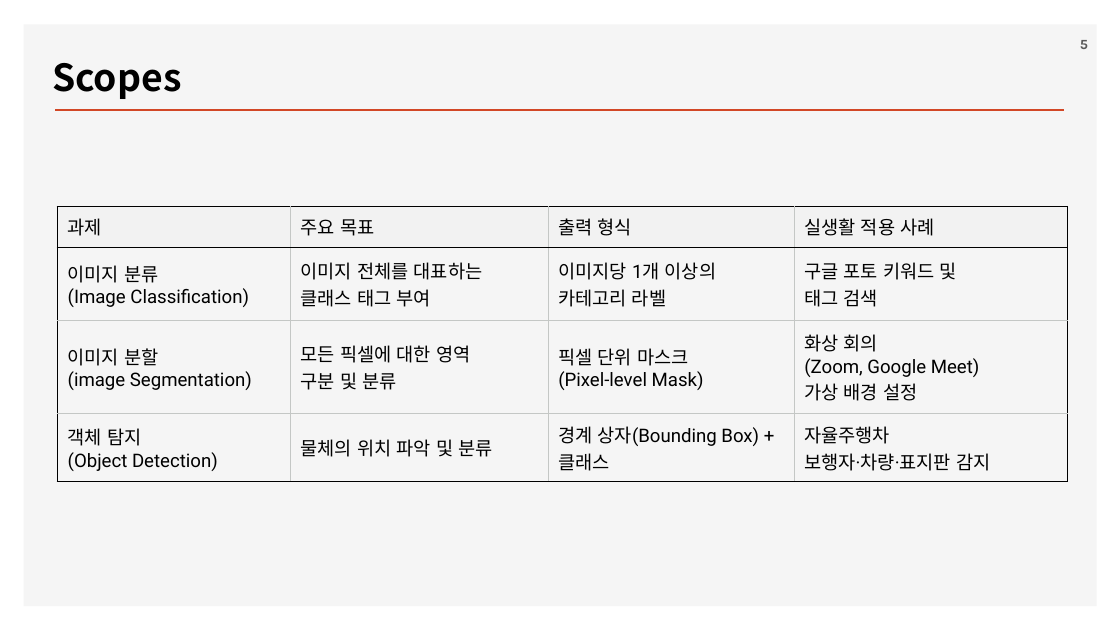
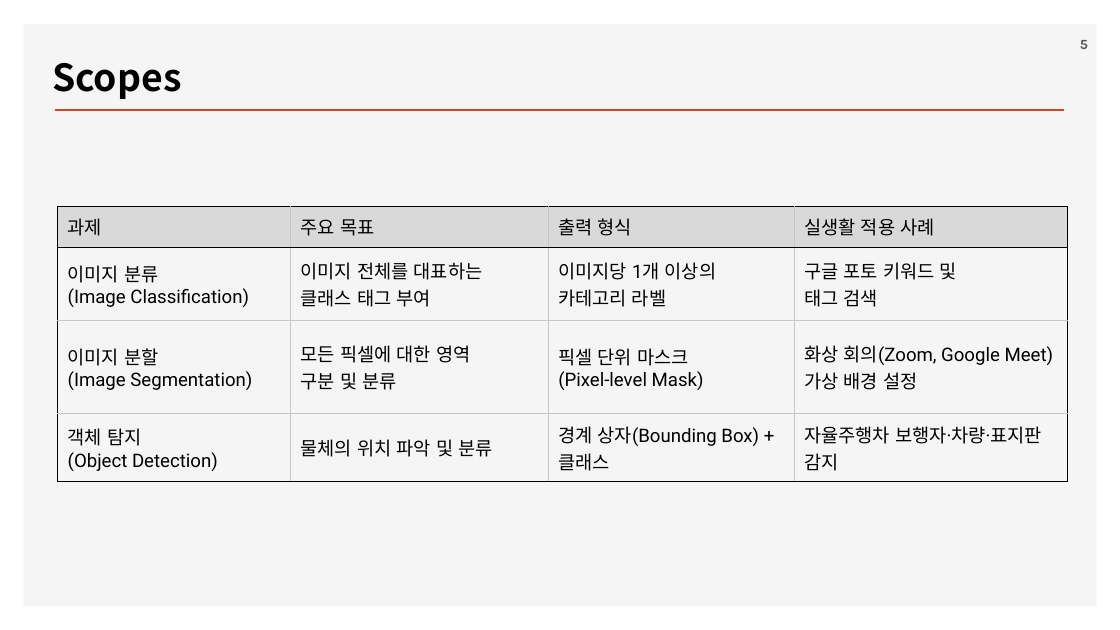
Before and after one commit to ancestor9/2026_Fall_Deep-Learning-with-Python, a slide deck: slide 5 of Chapter 11 Image segmentation.pptx. Drawn at 1120x630 pixels with LibreOffice and Linux fonts; fonts in the diff are those of the drawing; background and template pictures are left out. Boxes give left, top, right and bottom in pixels: in the first picture for what was removed or moved away, otherwise in the second. Text is boxed around its words. In the diff, an @@ line names an element or a change of style, - is before the commit and + after.

```diff
--- a/Chapter 11 Image segmentation.pptx
+++ b/Chapter 11 Image segmentation.pptx
@@ table at box(57, 207, 1068, 477) @@
-row 3, column 1: 이미지 분할 / (image Segmentation)
+row 3, column 1: 이미지 분할 / (Image Segmentation)
-row 3, column 4: 화상 회의 / (Zoom, Google Meet) / 가상 배경 설정
+row 3, column 4: 화상 회의(Zoom, Google Meet) / 가상 배경 설정
-row 4, column 4: 자율주행차 / 보행자·차량·표지판 감지
+row 4, column 4: 자율주행차 보행자·차량·표지판 감지
@@ fill #F2F2F2 to #D9D9D9 in row 1 @@
```
Also in this commit, not shown: 19 other slides changed, 4 slides added, 3 slides removed.
